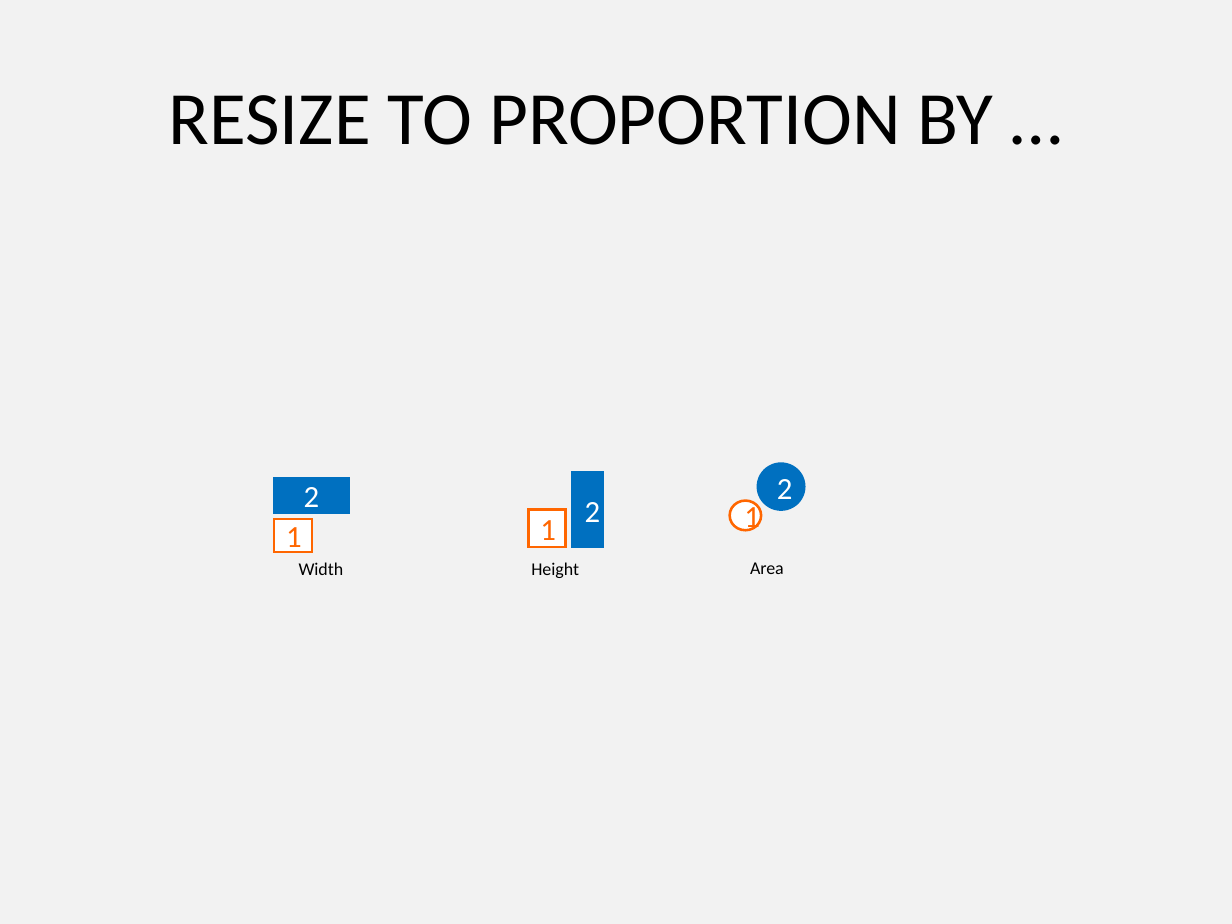
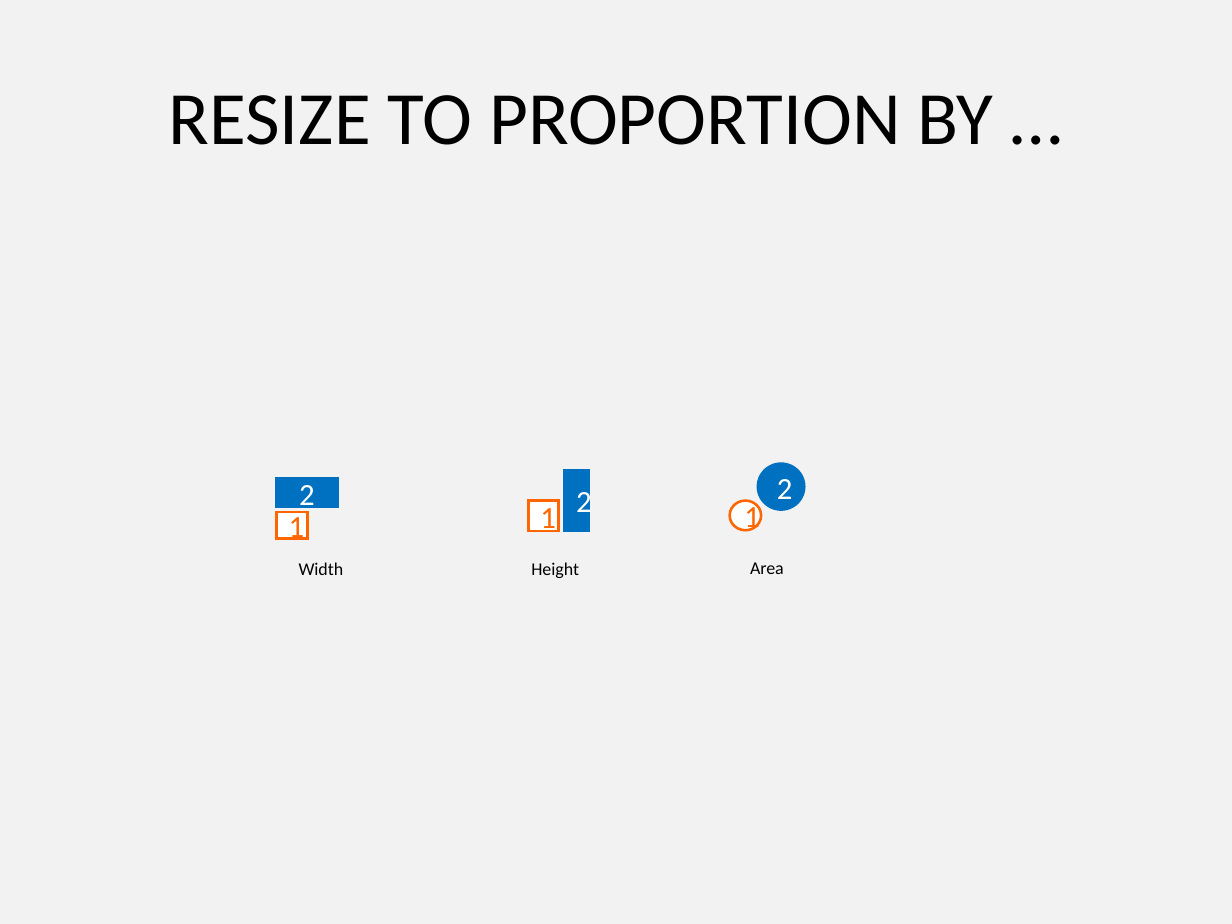
Before and after one commit to PowerPointLabs/PowerPointLabs, a slide deck: slide 7 of doc/Icons-ResizeLab.pptx. Drawn at 1232x924 pixels with LibreOffice and Linux fonts; fonts in the diff are those of the drawing. Boxes give left, top, right and bottom in pixels: in the first picture for what was removed or moved away, otherwise in the second. Text is boxed around its words. In the diff, an @@ line names an element or a change of style, - is before the commit and + after.

Commit message:
Added UI for Adjust Proportionally, set default resize factor to 1.5, updated icons file

```diff
--- a/doc/Icons-ResizeLab.pptx
+++ b/doc/Icons-ResizeLab.pptx
@@ rectangle "2": place and size @@
-rectangle "2" at [274,478,349,513]
+rectangle "2" at [277,478,338,506]
@@ rectangle "2": place and size @@
-rectangle "2" at [573,473,604,547]
+rectangle "2" at [564,471,589,531]
@@ rectangle "1": place and size @@
-rectangle "1" at [529,510,565,547]
+rectangle "1" at [529,500,559,531]
@@ rectangle "1": place and size @@
-rectangle "1" at [274,519,312,552]
+rectangle "1" at [277,513,308,540]
```
Also in this commit, not shown: 8 other files.
